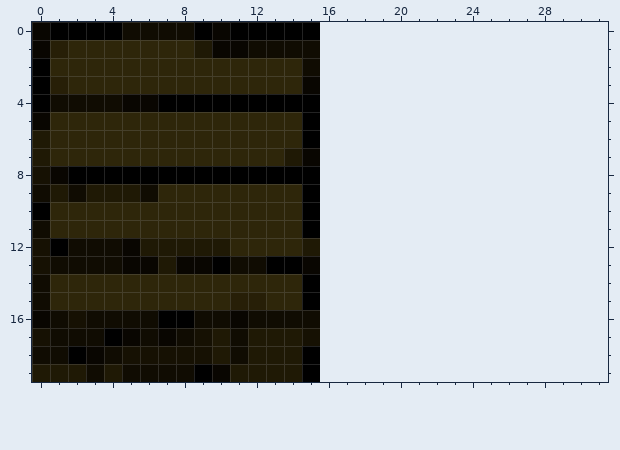
Pixel-art sprite, stored at media/textures/bridge_piece.png. This is how it looked before the edit.
The file is 16x20 pixels. Colours within 5 levels of each other are drawn and written as one. The old version is drawn lined up with the new one, on the new canvas.
Once edited:
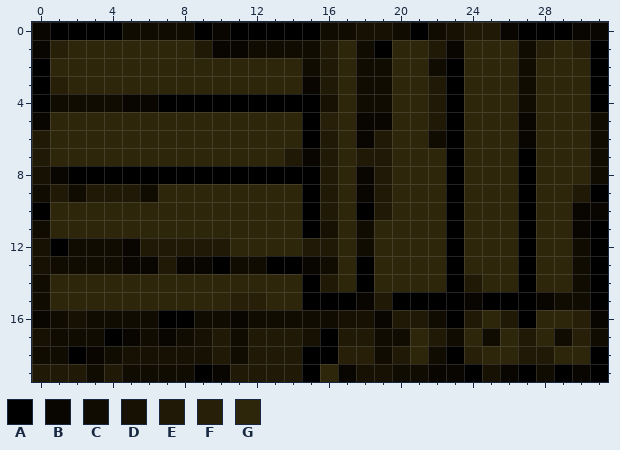
Palette (. is transparent): A #000000  B #090601  C #100c02  D #161103  E #1f1905  F #271f07  G #2e260a
Message: Added the level parts
Diff:
canvas 16x20 -> 32x20
y 0: x 16..31 ................ -> CCDDCACDEEBAAABB
y 1: x 16..31 ................ -> EGCAGGEBGGGCFGFA
y 2: x 16..31 ................ -> EGCCGGCAGGGCGGGA
y 3: x 16..31 ................ -> EGCCGGEAGGGCGGGA
y 4: x 16..31 ................ -> DGCCGGEAGGGCGGGA
y 5: x 16..31 ................ -> FGBBGGEAGGGBGGGC
y 6: x 16..31 ................ -> EGBEGGCAGGGBGGGC
y 7: x 16..31 ................ -> EGEEGGGAGGGAGGGC
y 8: x 16..31 ................ -> EGBEGGGAGGGAGGGC
y 9: x 16..31 ................ -> EGBEGGGAGGGAGGEA
y 10: x 16..31 ................ -> EGAEGGGAGGGAGGBB
y 11: x 16..31 ................ -> DGCGGGGAGGGAGGBA
y 12: x 16..31 ................ -> EGCGGGGAGGGAGGCA
y 13: x 16..31 ................ -> CGAGGGGAGGGAGGCA
y 14: x 16..31 ................ -> EGAGGGGAEGGAGGCA
y 15: x 16..31 ................ -> AABEAAAABAAABCCA
y 16: x 16..31 ................ -> CDDBEECAEGEAGGFB
y 17: x 16..31 ................ -> AEECCGECGCGEGCFC
y 18: x 16..31 ................ -> AFFCEGCAFGGEEGGA
y 19: x 16..31 ................ -> GBDDCCBBADBACABA
Boxes around the changes in both pictures, in picture pixels (x1, y1, x2, y2):
added: (320, 22, 608, 382)
